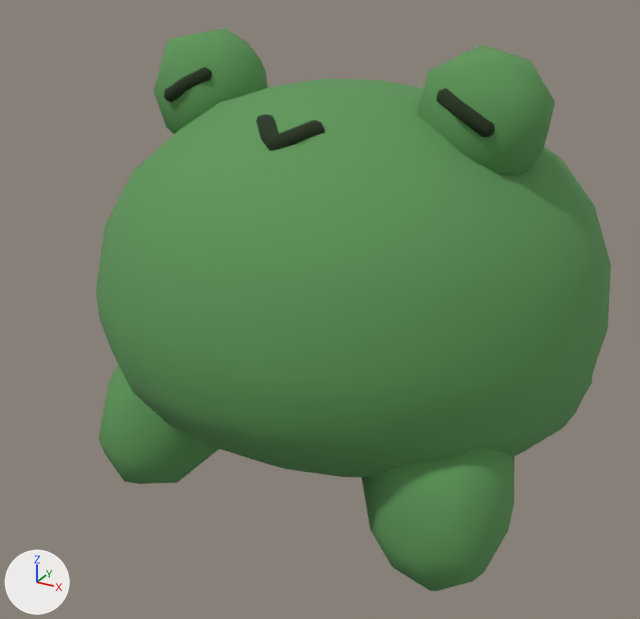
A saved change to the FBX model Assets/Users/Eden/Meshes/Player.fbx.
Before and after are seen from a camera (50 mm lens) standing at (1.77, -3.57, 1.48) and looking at (-0.09, -0.19, -0.21). Lighting does not change. The marker at lower left points along +X, +Y and +Z. Where no turn or scale is listed for an object, it has been applied to the vertices.

Objects in the first picture: 'basefrog', 'eye2.001', 'eye2.002', 'eyepart1.001', 'eyepart1.002', 'leg1front.001', 'leg1front.002', 'leg1front.003', 'mouth'.
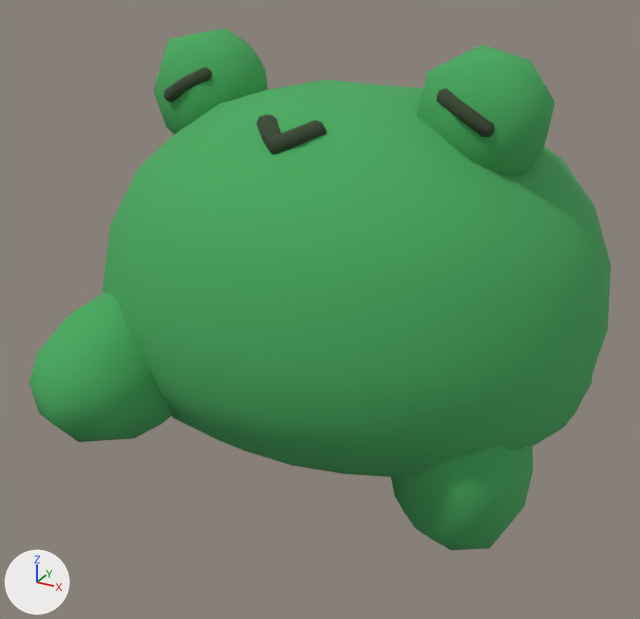
The newer file is also turned or shifted as a whole; pictures and numbers use the older file's frame.

Changed parts and their boxes (x1, y1, x2, y2) in the pictures (640 x 619 px; the box of a moved part takes in the faces that stretch with it):
'basefrog', recoloured, reshaped
    before: (96, 79, 611, 477)
    after: (102, 79, 611, 477)
'leg1front.001', recoloured, reshaped
    before: (98, 364, 219, 484)
    after: (29, 292, 172, 442)
'leg1front.002', recoloured, reshaped
    before: (362, 448, 514, 591)
    after: (391, 445, 533, 550)
'eyepart1.002', recoloured
    both: (417, 45, 555, 176)
'eyepart1.001', recoloured
    both: (154, 28, 268, 134)
'mouth', recoloured, moved
    before: (256, 114, 325, 151)
    after: (257, 114, 326, 154)
'eye2.001', recoloured
    both: (437, 88, 495, 137)
'eye2.002', recoloured
    both: (164, 67, 212, 102)
'leg1front.003', recoloured
    both: (585, 378, 592, 394)
part 3 of me_sphere, moved or reshaped
    before: (96, 79, 600, 477)
    after: (102, 79, 600, 477)

Edits to the bpy script that builds the scene:
```text
Change mat_face:
    mat_face.base_color: (0.0153, 0.0311, 0.0102) -> (0.0385, 0.0637, 0.0306)  # dark green #21311a -> dark green #374731
Change mat_frog:
    mat_frog.base_color: (0.113, 0.311, 0.0999) -> (0.0636, 0.4, 0.114)  # green #5e9759 -> green #47aa5f
Change me_sphere:
    used by ob_basefrog; location = (0.0, 0.003, -0.001)
    remove me_sphere.from_pydata(...)  # 312 vertices, 329 faces; spans x -1.18..1.19, y -1.22..1.26, z -0.93..0.84
    add me_sphere.from_pydata(...)  # 312 vertices, 329 faces; spans x -1.18..1.19, y -1.13..1.26, z -0.93..0.83
    me_sphere part 3: 114 of the vertices in x -1.09..1.09, y -1.22..0.19, z -0.91..0.84 are scaled about their middle by (1, 0.886, 1), then moved by (0.0, 0.0, -0.01)
Change me_cylinder_002:
    used by ob_leg1front_002; location = (0.717, -0.665, -0.737)
    remove me_cylinder_002.from_pydata(...)  # 33 vertices, 57 faces; spans x -0.387..0.317, y -0.31..0.412, z -0.323..0.414
    add me_cylinder_002.from_pydata(...)  # 33 vertices, 57 faces; spans x -0.4..0.317, y -0.083..0.574, z -0.334..0.612
    me_cylinder_002 part 1: 33 of 33 vertices moved; they spanned x -0.387..0.317, y -0.31..0.412, z -0.323..0.414 and now span x -0.4..0.317, y -0.083..0.574, z -0.334..0.612; mean shift (-0.01, 0.219, 0.106); largest move (-0.143, 0.412, 0.039) -> (-0.153, 0.574, 0.502)
Change me_cylinder_004:
    used by ob_leg1front_001; location = (-0.683, -0.665, -0.737); rotation_euler = (-1.571, 0.0, -3.142), in degrees (-90, 0, -180); scale = (-0.01, -0.01, -0.01)
    remove me_cylinder_004.from_pydata(...)  # 33 vertices, 57 faces; spans x -31.7..38.7, y -32.3..41.4, z -31.0..41.2
    add me_cylinder_004.from_pydata(...)  # 33 vertices, 57 faces; spans x -31.5..35.4, y 10.2..78.1, z -68.9..24.8
    me_cylinder_004 part 2: 33 of 33 vertices moved; they spanned x -31.7..38.7, y -32.3..41.4, z -31.0..41.2 and now span x -31.5..35.4, y 10.2..78.1, z -68.9..24.8; mean shift (0.8, 42.1, -25.8); largest move (-8.8, -32.3, -13.3) -> (-0.3, 32.9, -68.9)
Change ob_mouth:
    ob_mouth.location: (0.003, -0.649, 0.72) -> (0.002, -0.639, 0.718)
```
